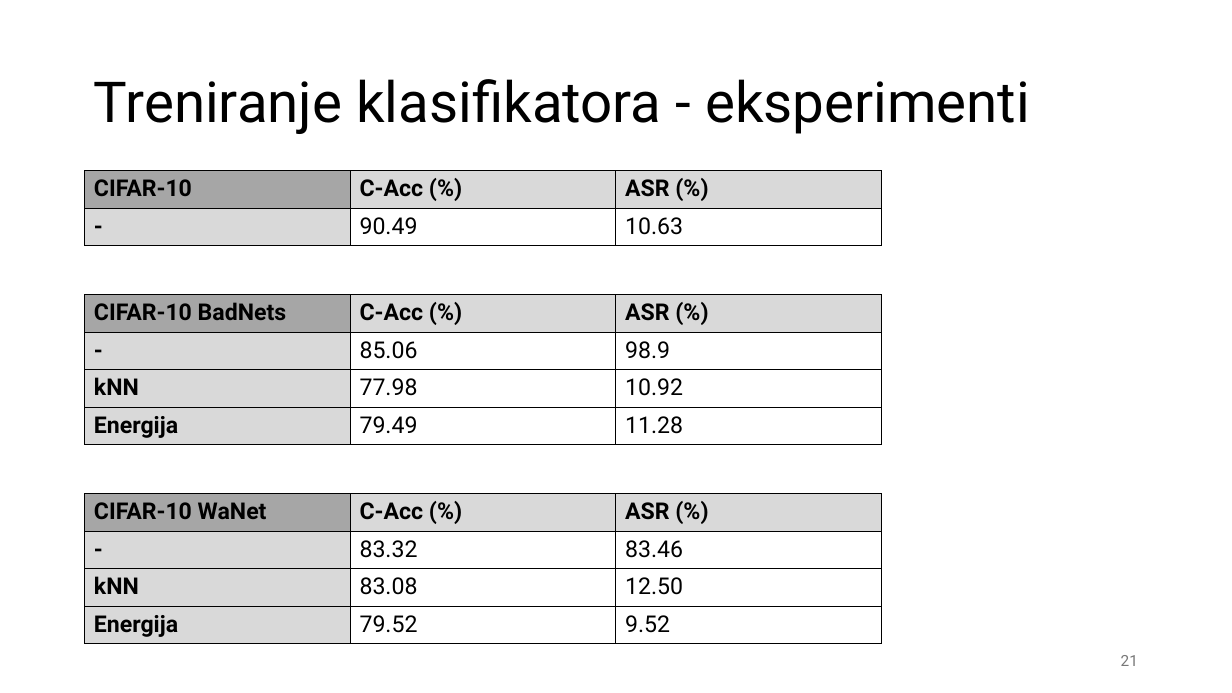
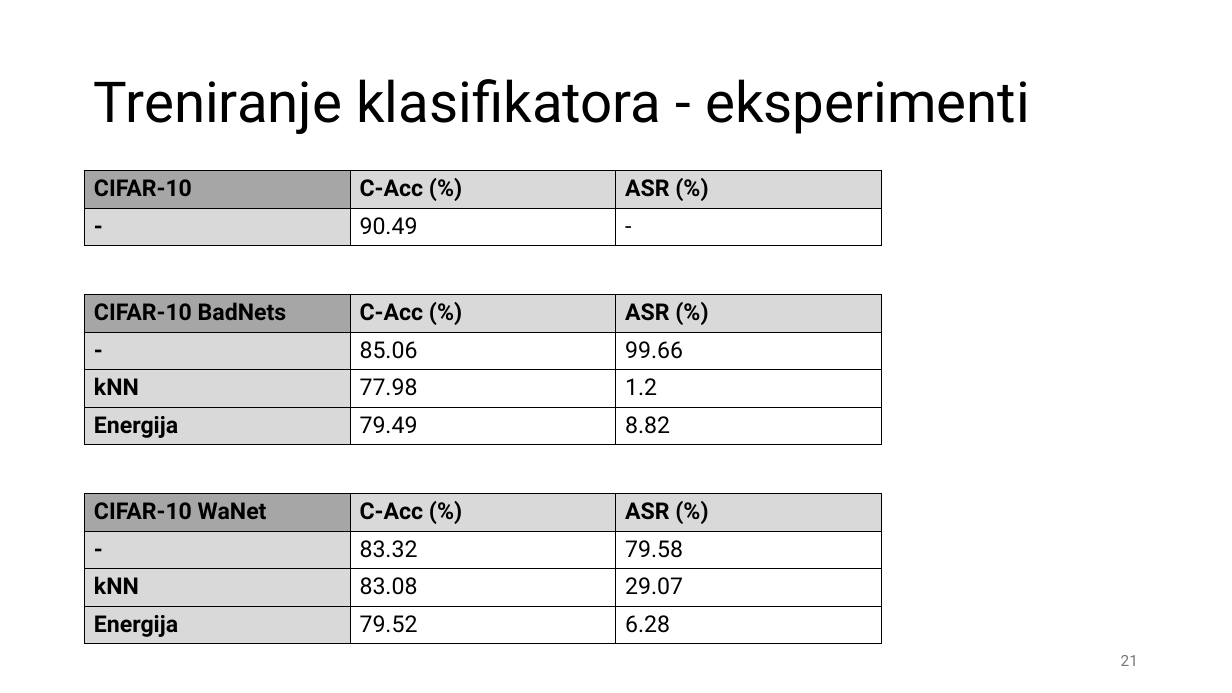
Before and after one commit to LukaD00/selfsupervised-cleanse, a slide deck: slide 21 of Čišćenje_otrovanih_skupova_podataka_samonadziranim_učenjem.pptx. Drawn at 1232x693 pixels with LibreOffice and Linux fonts; fonts in the diff are those of the drawing. Boxes give left, top, right and bottom in pixels: in the first picture for what was removed or moved away, otherwise in the second. Text is boxed around its words. In the diff, an @@ line names an element or a change of style, - is before the commit and + after.

```diff
--- a/Čišćenje_otrovanih_skupova_podataka_samonadziranim_učenjem.pptx
+++ b/Čišćenje_otrovanih_skupova_podataka_samonadziranim_učenjem.pptx
@@ table at (85,171,884,246) @@
-row 2, column 3: 10.63
+row 2, column 3: -
@@ table at (85,295,884,445) @@
-row 2, column 3: 98.9
+row 2, column 3: 99.66
-row 3, column 3: 10.92
+row 3, column 3: 1.2
-row 4, column 3: 11.28
+row 4, column 3: 8.82
@@ table at (85,494,884,643) @@
-row 2, column 3: 83.46
+row 2, column 3: 79.58
-row 3, column 3: 12.50
+row 3, column 3: 29.07
-row 4, column 3: 9.52
+row 4, column 3: 6.28
```
Also in this commit, not shown: 1 other slide changed.
